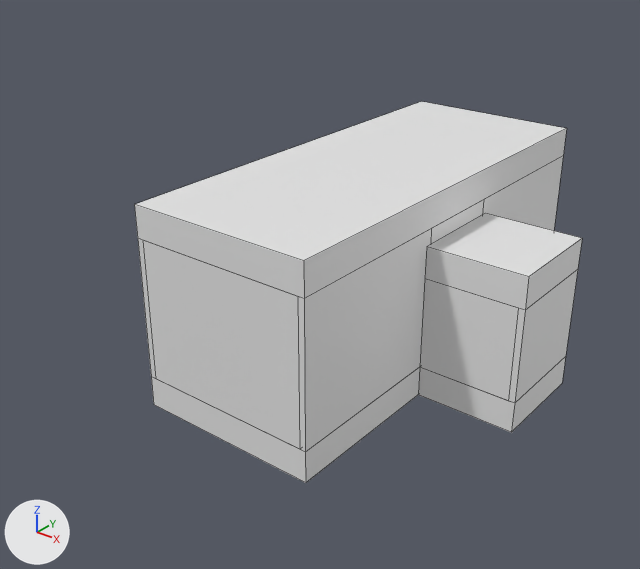
A saved change to the Blender file Blender/40 TitleScreen.blend.
Before and after are seen from a camera (50 mm lens) standing at (15.2, -21.8, 15.1) and looking at (-0.3, -2.4, 3.1). The axes (+X, +Y, +Z) are drawn at lower left. The lights are the same throughout. The first picture is the older version. Mesh edges are drawn as thin lines.
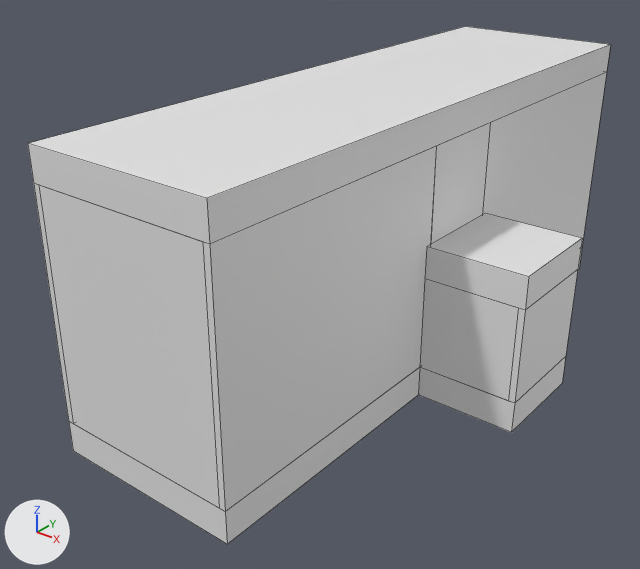
The change, as a diff of the scene's bpy script:
```diff
--- a/Blender/40 TitleScreen.blend.py
+++ b/Blender/40 TitleScreen.blend.py
@@ me_cube_058 @@
-me_cube_058.from_pydata(...)  # 8 vertices, 6 faces; spans x -0.1..0.1, y -2.85..2.85, z -2.25..2.25
+me_cube_058.from_pydata(...)  # 8 vertices, 6 faces; spans x -0.1..0.1, y -5.85..2.85, z -2.25..4.68
+# me_cube_058 part 1: the whole mesh is scaled about its middle by (1, 1.53, 1.54), then moved by (0.0, -1.5, 1.21)
 me_cube_058.materials.append(mat_material_001)
@@ me_cube_041 @@
-me_cube_041.from_pydata(...)  # 8 vertices, 6 faces; spans x -3.0..3.0, y -7.2..7.2, z -0.5..0.5
+me_cube_041.from_pydata(...)  # 8 vertices, 6 faces; spans x -3.0..3.0, y -10.2..10.2, z 1.93..2.93
+# me_cube_041 part 2
+for i in [2, 3, 6, 7]: me_cube_041.vertices[i].co += Vector((0.0, -3.0, 2.43))
+for i in [0, 1, 4, 5]: me_cube_041.vertices[i].co += Vector((0.0, 3.0, 2.43))
 me_cube_041.materials.append(mat_material_001)
@@ me_cube_040 @@
-me_cube_040.from_pydata(...)  # 8 vertices, 6 faces; spans x -2.8..2.8, y -0.1..0.1, z -2.25..2.25
+me_cube_040.from_pydata(...)  # 8 vertices, 6 faces; spans x -2.8..2.8, y -3.1..-2.9, z -2.25..4.68
+# me_cube_040 part 3: the whole mesh is scaled about its middle by (1, 1, 1.54), then moved by (0.0, -3.0, 1.21)
 me_cube_040.materials.append(mat_material_001)
@@ me_cube_039 @@
-me_cube_039.from_pydata(...)  # 8 vertices, 6 faces; spans x -0.1..0.1, y -2.85..2.85, z -2.25..2.25
+me_cube_039.from_pydata(...)  # 8 vertices, 6 faces; spans x -0.1..0.1, y -2.85..5.85, z -2.25..4.68
+# me_cube_039 part 4: the whole mesh is scaled about its middle by (1, 1.53, 1.54), then moved by (0.0, 1.5, 1.21)
 me_cube_039.materials.append(mat_material_001)
@@ me_cube_038 @@
-me_cube_038.from_pydata(...)  # 8 vertices, 6 faces; spans x -0.1..0.1, y -7.2..7.2, z -2.25..2.25
-me_cube_038.vertices[0].co = (0.1, 7.2, 2.25)
-me_cube_038.vertices[1].co = (0.1, 7.2, -2.25)
-me_cube_038.vertices[2].co = (0.1, -7.2, 2.25)  # pixel (142, 240)
-me_cube_038.vertices[3].co = (0.1, -7.2, -2.25)  # pixel (155, 378)
-me_cube_038.vertices[4].co = (-0.1, 7.2, 2.25)
-me_cube_038.vertices[5].co = (-0.1, 7.2, -2.25)
-me_cube_038.vertices[6].co = (-0.1, -7.2, 2.25)  # pixel (137, 238)
-me_cube_038.vertices[7].co = (-0.1, -7.2, -2.25)  # pixel (151, 376)
+me_cube_038.from_pydata(...)  # 8 vertices, 6 faces; spans x -0.1..0.1, y -10.2..10.2, z -2.25..4.68
+# me_cube_038 part 5
+me_cube_038.vertices[0].co = (0.1, 10.2, 4.68)
+me_cube_038.vertices[1].co = (0.1, 10.2, -2.25)
+me_cube_038.vertices[2].co = (0.1, -10.2, 4.68)  # pixel (38, 185)
+me_cube_038.vertices[3].co = (0.1, -10.2, -2.25)  # pixel (73, 423)
+me_cube_038.vertices[4].co = (-0.1, 10.2, 4.68)
+me_cube_038.vertices[5].co = (-0.1, 10.2, -2.25)
+me_cube_038.vertices[6].co = (-0.1, -10.2, 4.68)  # pixel (33, 183)
+me_cube_038.vertices[7].co = (-0.1, -10.2, -2.25)  # pixel (68, 421)
 me_cube_038.materials.append(mat_material_001)
@@ me_cube_001 @@
-me_cube_001.from_pydata(...)  # 8 vertices, 6 faces; spans x -3.0..3.0, y -7.2..7.2, z -0.5..0.5
+me_cube_001.from_pydata(...)  # 8 vertices, 6 faces; spans x -3.0..3.0, y -10.2..10.2, z -0.5..0.5
+# me_cube_001 part 6
+for i in [2, 3, 6, 7]: me_cube_001.vertices[i].co += Vector((0.0, -3.0, 0.0))
+for i in [0, 1, 4, 5]: me_cube_001.vertices[i].co += Vector((0.0, 3.0, 0.0))
 me_cube_001.materials.append(mat_material_001)
```

Location of each change, (x1, y1, x2, y2) in pixels of the pictures (640 x 569 px):
'Cube.041', reshaped (35% wider, 10% taller): before (134, 101, 567, 299); after (28, 26, 611, 244)
'Cube.058', moved, rescaled (75% wider, 63% taller): before (298, 229, 431, 452); after (203, 147, 436, 512)
'Cube.040', moved, rescaled (15% wider, 54% taller): before (143, 240, 300, 449); after (39, 185, 219, 508)
'Cube.027', reshaped: before (151, 367, 420, 483); after (69, 247, 582, 544)
'Cube.039', moved, rescaled: before (482, 156, 563, 231); after (482, 72, 607, 247)
'Cube.038', reshaped: before (138, 239, 156, 379); after (34, 184, 73, 424)
'Cube.059', unchanged, uncovered by the edit: before (431, 200, 484, 244); after (431, 123, 490, 244)
